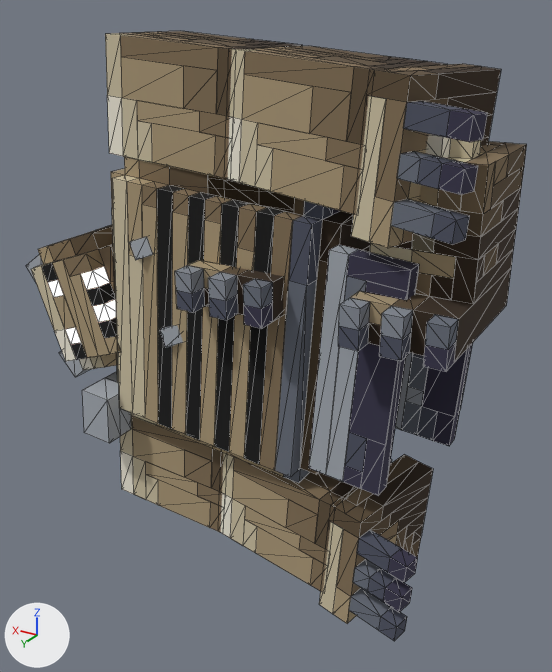
The glTF model fabrica-voxel/saida/bipede_bruto/modelo.glb: old version first, new version second.
Before and after are seen from a camera (50 mm lens) standing at (-1.96, 4.27, 1.73) and looking at (0.68, -0.12, -0.46). The lights are fixed; the arrows at lower left show +X, +Y and +Z. The older version comes first. Both versions are drawn at frame 21 of the action 'Morte'; the numbers are the values there. Mesh edges are drawn as thin lines.

Names of what the first picture shows: 'Braco_D', 'Braco_D_2', 'Braco_E', 'Braco_E_2', 'Cabeca', 'Corpo', 'Mao_D', 'Mao_E', 'Perna_D_2', 'Perna_E', 'Perna_E_2', 'Tanga_F' and 6 more.
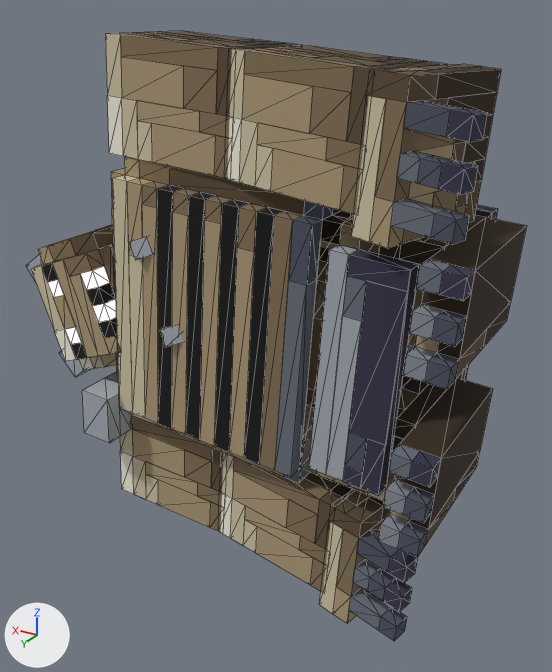
ob_osso_perna_d is not drawn itself; it is the parent of ob_osso_perna_d_2, ob_perna_d.
ob_osso_perna_e is not drawn itself; it is the parent of ob_osso_perna_e_2, ob_perna_e.

Changed parts and their boxes [x1, y1, x2, y2] in the pictures (552 x 672 px):
'Perna_D_2', moved, turned
    before: [175, 260, 284, 329]
    after: [367, 378, 493, 557]
'Perna_E_2', moved, turned
    before: [338, 229, 516, 372]
    after: [399, 215, 526, 389]
'Perna_E', moved, turned
    before: [394, 134, 527, 260]
    after: [313, 212, 401, 319]
'Perna_D', moved, turned (mostly hidden)
    before: [208, 175, 295, 213]
    after: [300, 376, 411, 495]
'Tanga_T', unchanged, covered by the edit
    before: [395, 343, 473, 446]
    after: [406, 205, 498, 380]

The edits, one by one:
Object 'Osso_Perna_D' (ob_osso_perna_d) moves from (0.562, 0.188, 1.0) to (0.164, 0.188, -0.84).
Object 'Osso_Perna_D' (ob_osso_perna_d) turns from (0, 0, 0) to (0, 86, 0) degrees about x, y and z.
Object 'Osso_Perna_E' (ob_osso_perna_e) moves from (-0.562, 0.188, 1.0) to (0.0854, 0.188, 0.282).
Object 'Osso_Perna_E' (ob_osso_perna_e) turns from (0, 0, 0) to (0, 86, 0) degrees about x, y and z.
